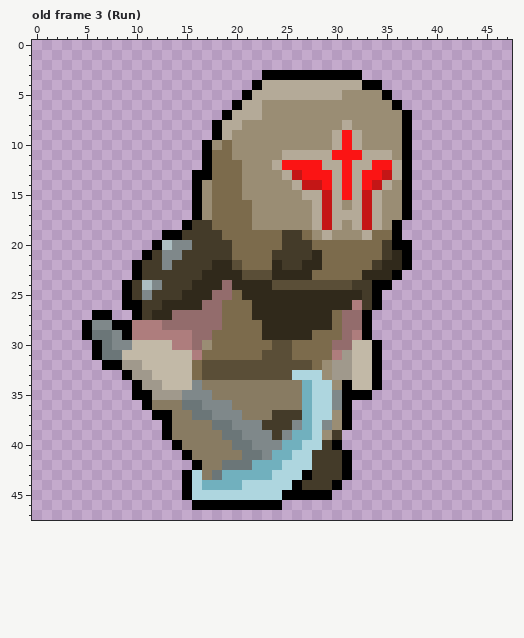
One commit to this pixel-art file: Assets/_Projects/Sprites/GamePlay/Enemy/Enemy_Boss.aseprite. This is how it looked before the edit.
48x48 pixels, 12 frames. Shown: old frame 3 (Run). The commit also changed other frames, which this record leaves out.
After:
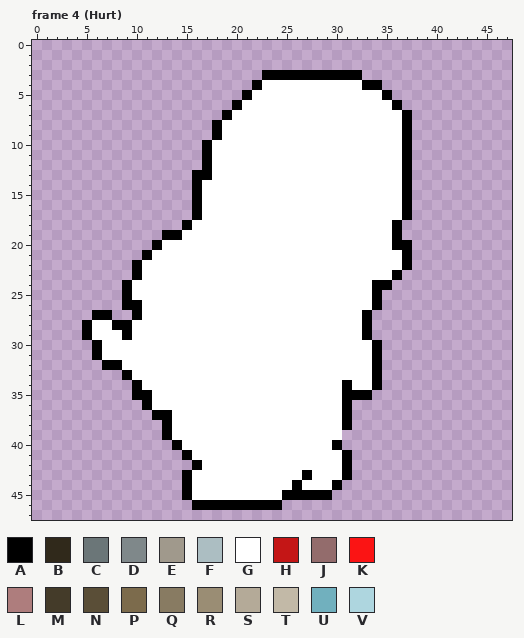
Palette (. is transparent): A #000000  B #30291b  C #6b7678  D #7f888a  E #a0998c  F #acbec2  G #ffffff  H #c41616  J #936c6c  K #fb1414  L #ae7d7d  M #443b29  N #5a4e37  P #7c6b4c  Q #887b62  R #9a8d74  S #b4aa98  T #c2b9a7  U #71b0be  V #aed6df
A new or re-ordered frame is compared with the old frame closest to it.
The author wrote: modify: enemy change color when hurt
From old to new:
frames 12 -> 14
--- frame 4 (Hurt) is new; against old frame 3 (Run), layer "Layer 1"
@@ x 0..47 @@
  3 .......................AAAAAAAAAA...............
- 4 ......................ASSSSSSSSSSAA.............
- 5 .....................ASSSSSSSSSRRRRA............
- 6 ....................ASSRRRRRRRRRRRRRA...........
- 7 ...................ASSSRRRRRRRRRRRRRRA..........
- 8 ..................ASSRRRRRRRRRRSRRRRRA..........
- 9 ..................ASRRRRRRRRRRSKSRRRRA..........
-10 .................ARPRRRRRRRRRRSKSRRRRA..........
-11 .................APPRRRRRSSSSSKKKSSSRA..........
-12 .................APPPRRRSKKKKSSKSSKKSA..........
-13 ................AAPPPRRRRSHKKKSKSKKHSA..........
-14 ................ARPPPRRRRRSHHKSKSKHSRA..........
-15 ................ARPPPRRRRRRSSHSKSHSRRA..........
-16 ................ARPPPPRRRRRRSHSRSHSRRA..........
-17 ................ARPPPPRRRRRRSHSSSHSRRA..........
-18 ...............AMMPPPPRRRRRRSHSRSHSRA...........
-19 .............AAMMMMPPPPPPMMPRSRRRSPPA...........
-20 ............AFDDMMMMPPPPPMMMPPPPPPPMAA..........
-21 ...........AMDDMMMMMPPPPMMMMBPPPPPPMBA..........
-22 ..........AMMDMMMMBBNPPPBMMBBPPPPPMBBA..........
-23 ..........AMMMMMMBBBBNNNBBBBPPPPPBBBA...........
-24 .........AMFDMMMBBBJBBBBNNNNNNNNMMAA............
-25 .........AMDMMMBBBJJPBBBBBBBBBBBBMA.............
-26 .........AAMMBBBBJJPPPBBBBBBBBBBLMA.............
-27 ......AA..AMBBJJJJJPPPBBBBBBBBPJJA..............
-28 .....ADDAALLLJJJJJJPPPPBBBBBBBPJJA..............
-29 .....ACCDALLLLLLJJPPPPPBBBBBPPPJLA..............
-30 ......ACDDTTTTLLJRPPPPPPNNPPPPJJTTA.............
-31 ......ACCTTTTTTTLPPPPPPNNNPPPPLETTA.............
-32 .......AAEETTTTTPNNNNNNNNNNNPREETTA.............
-33 .........AEETTTTPNNNNNNNNNVVVREETTA.............
-34 ..........AEETTTDQQQQQQQQQQUVVRATTA.............
-35 ..........AAEEEDDDQQQQQQQQQUVVDAAA..............
-36 ...........AQQQCCDDDQQQQQQQUVVDA................
-37 ............AAQQCCDDDQQQMMMUVVRA................
-38 .............AQQQQCCDDDMMMDUVDRA................
-39 .............AQQQQQCCDDDMDUUVRM.................
-40 ..............AQQQQQCCDDDUUVVMA.................
-41 ...............AQQQQQCCDUUVVMMMA................
-42 ................AQQCCCUUUVVVMMMA................
-43 ...............AVQCUUUUUVVVAMMMA................
-44 ...............AVUUUUVVVVVAMMMA.................
-45 ...............AVVVVVVVVVAAAAA..................
+ 4 ......................AGGGGGGGGGGAA.............
+ 5 .....................AGGGGGGGGGGGGGA............
+ 6 ....................AGGGGGGGGGGGGGGGA...........
+ 7 ...................AGGGGGGGGGGGGGGGGGA..........
+ 8 ..................AGGGGGGGGGGGGGGGGGGA..........
+ 9 ..................AGGGGGGGGGGGGGGGGGGA..........
+10 .................AGGGGGGGGGGGGGGGGGGGA..........
+11 .................AGGGGGGGGGGGGGGGGGGGA..........
+12 .................AGGGGGGGGGGGGGGGGGGGA..........
+13 ................AAGGGGGGGGGGGGGGGGGGGA..........
+14 ................AGGGGGGGGGGGGGGGGGGGGA..........
+15 ................AGGGGGGGGGGGGGGGGGGGGA..........
+16 ................AGGGGGGGGGGGGGGGGGGGGA..........
+17 ................AGGGGGGGGGGGGGGGGGGGGA..........
+18 ...............AGGGGGGGGGGGGGGGGGGGGA...........
+19 .............AAGGGGGGGGGGGGGGGGGGGGGA...........
+20 ............AGGGGGGGGGGGGGGGGGGGGGGGAA..........
+21 ...........AGGGGGGGGGGGGGGGGGGGGGGGGGA..........
+22 ..........AGGGGGGGGGGGGGGGGGGGGGGGGGGA..........
+23 ..........AGGGGGGGGGGGGGGGGGGGGGGGGGA...........
+24 .........AGGGGGGGGGGGGGGGGGGGGGGGGAA............
+25 .........AGGGGGGGGGGGGGGGGGGGGGGGGA.............
+26 .........AAGGGGGGGGGGGGGGGGGGGGGGGA.............
+27 ......AA..AGGGGGGGGGGGGGGGGGGGGGGA..............
+28 .....AGGAAGGGGGGGGGGGGGGGGGGGGGGGA..............
+29 .....AGGGAGGGGGGGGGGGGGGGGGGGGGGGA..............
+30 ......AGGGGGGGGGGGGGGGGGGGGGGGGGGGA.............
+31 ......AGGGGGGGGGGGGGGGGGGGGGGGGGGGA.............
+32 .......AAGGGGGGGGGGGGGGGGGGGGGGGGGA.............
+33 .........AGGGGGGGGGGGGGGGGGGGGGGGGA.............
+34 ..........AGGGGGGGGGGGGGGGGGGGGAGGA.............
+35 ..........AAGGGGGGGGGGGGGGGGGGGAAA..............
+36 ...........AGGGGGGGGGGGGGGGGGGGA................
+37 ............AAGGGGGGGGGGGGGGGGGA................
+38 .............AGGGGGGGGGGGGGGGGGA................
+39 .............AGGGGGGGGGGGGGGGGG.................
+40 ..............AGGGGGGGGGGGGGGGA.................
+41 ...............AGGGGGGGGGGGGGGGA................
+42 ................AGGGGGGGGGGGGGGA................
+43 ...............AGGGGGGGGGGGAGGGA................
+44 ...............AGGGGGGGGGGAGGGA.................
+45 ...............AGGGGGGGGGAAAAA..................
 46 ................AAAAAAAAA.......................
